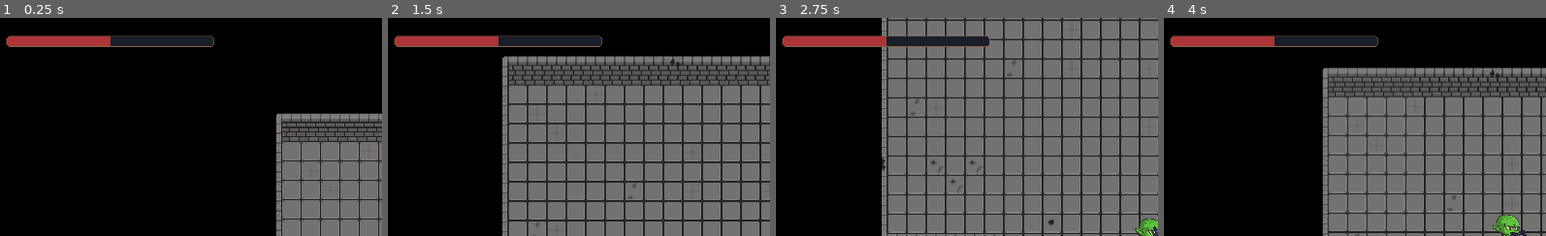
Above: before the commit, frames 1-4 (left to right).
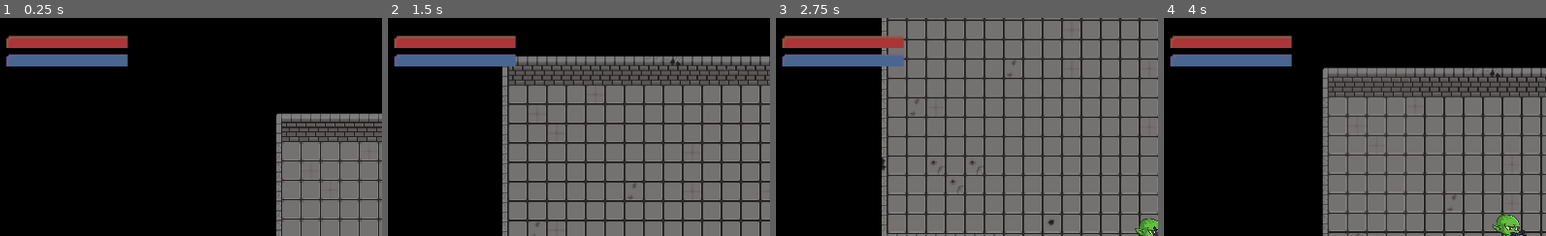
Above: after the commit, the same moments.

Repository: WilliCochrane/Game_Jam_1_2024
Game: Godot game, scene res://node_2d.tscn
Same seed, same stepped clock (60 frames per second), same inputs: the game is played once before the commit and once after it.
Inputs (mouse positions are % of the whole screen's width and height, from its top left):
- Up to frame 1 (0.25 s): no input
- Up to frame 2 (1.5 s): move the mouse to (72, 45) at 0.52 s; hold Right (ui_right) 0.53-1.28 s; move the mouse to (29, 55) at 1.27 s; hold Down (ui_down) from 1.28 s (still down)
- Up to frame 3 (2.75 s): move the mouse to (59, 28) at 2.02 s; release Down (ui_down) at 2.03 s; hold Right (ui_right) from 2.03 s (still down)
- Up to frame 4 (4 s): move the mouse to (44, 70) at 2.77 s; release Right (ui_right) at 2.78 s; hold Up (ui_up) 2.78-3.53 s; move the mouse to (80, 65) at 3.52 s; hold Left (ui_left) from 3.53 s (still down)
The pictures show only the part of the screen within x 0-50%, y 0-50%; the shares and areas given below are measured in that part.

The runs differ from the first frame. In frame 1, 3.7% of the frame differs, in the area x 1-57%, y 8-23%; in frame 2, 3.7%; in frame 3, 3.4%; in frame 4, 3.7%.

Commit message:
Set up nodes for health, mana and enemy

Diff:
--- /dev/null
+++ b/Gold game jam/Entities/Enemy/enemy.gd
@@ -0,0 +1,3 @@
+extends CharacterBody2D
+
+@onready var nav_agent : NavigationAgent2D = $NavigationAgent2D
--- a/Gold game jam/Entities/Enemy/enemy.tscn
+++ b/Gold game jam/Entities/Enemy/enemy.tscn
@@ -1,9 +1,21 @@
-[gd_scene format=3 uid="uid://48fpkt0wst45"]
+[gd_scene load_steps=3 format=3 uid="uid://48fpkt0wst45"]
 
-[node name="Enemy" type="CharacterBody2D"]
+[ext_resource type="Script" path="res://Entities/Enemy/enemy.gd" id="1_tb1xo"]
+
+[sub_resource type="RectangleShape2D" id="RectangleShape2D_4g8aj"]
+
+[node name="Enemy" type="CharacterBody2D" groups=["Enemy"]]
+script = ExtResource("1_tb1xo")
 
 [node name="Sprite2D" type="Sprite2D" parent="."]
+
+[node name="AnimationPlayer" type="AnimationPlayer" parent="."]
 
 [node name="CollisionShape2D" type="CollisionShape2D" parent="."]
 
 [node name="NavigationAgent2D" type="NavigationAgent2D" parent="."]
+
+[node name="Detection_area" type="Area2D" parent="."]
+
+[node name="CollisionShape2D" type="CollisionShape2D" parent="Detection_area"]
+shape = SubResource("RectangleShape2D_4g8aj")
--- a/Gold game jam/Entities/Player/player.gd
+++ b/Gold game jam/Entities/Player/player.gd
@@ -7,10 +7,18 @@
 @export var sprite : Sprite2D
 @export var tile_map : TileMap
 @export var weapon : CharacterBody2D
+@export var health_bar : TextureProgressBar
+@export var damaged_bar : TextureProgressBar
+@export var mana_bar : TextureProgressBar
+@export var mana_usage_bar : TextureProgressBar
 
 var rotation_speed : float = 10
 var move_direction : Vector2 = Vector2.ZERO
 var move_speed : float = 150
+var current_health : float = 100
+var max_health : float = 100
+var current_mana : float = 150
+var max_mana : float = 150
 
 
 func _physics_process(delta):
@@ -42,3 +50,18 @@
 		emit_signal("shoot")
 	if event.is_action_released("ui_shoot"):
 		emit_signal("shoot_stop")
+
+
+
+
+
+func _on_mana_regen_timeout():
+	pass # Replace with function body.
+
+
+func _on_mana_usage_timeout():
+	pass # Replace with function body.
+
+
+func _on_damaged_timeout():
+	pass # Replace with function body.
--- a/Gold game jam/Entities/Player/player.tscn
+++ b/Gold game jam/Entities/Player/player.tscn
@@ -139,11 +139,15 @@
 [sub_resource type="RectangleShape2D" id="RectangleShape2D_yr8kw"]
 size = Vector2(117.143, 141.429)
 
-[node name="Player" type="CharacterBody2D" node_paths=PackedStringArray("anim_player", "sprite", "weapon") groups=["Player"]]
+[node name="Player" type="CharacterBody2D" node_paths=PackedStringArray("anim_player", "sprite", "weapon", "health_bar", "damaged_bar", "mana_bar", "mana_usage_bar") groups=["Player"]]
 script = ExtResource("1_fqlgg")
 anim_player = NodePath("AnimationPlayer")
 sprite = NodePath("Sprite2D")
 weapon = NodePath("Weapon")
+health_bar = NodePath("ui/Health_bar")
+damaged_bar = NodePath("ui/Health_bar/Damaged_bar")
+mana_bar = NodePath("ui/Mana_bar")
+mana_usage_bar = NodePath("ui/Mana_bar/Mana_usage_bar")
 
 [node name="Sprite2D" type="Sprite2D" parent="."]
 scale = Vector2(0.07, 0.07)
@@ -175,9 +179,9 @@
 clip_contents = true
 layout_direction = 1
 offset_left = 45.0
-offset_top = 44.0
-offset_right = 302.0
-offset_bottom = 58.0
+offset_top = 45.0
+offset_right = 195.0
+offset_bottom = 60.0
 scale = Vector2(2, 2)
 value = 50.0
 nine_patch_stretch = true
@@ -192,5 +196,64 @@
 tint_over = Color(0.521569, 0.384314, 0.278431, 1)
 tint_progress = Color(0.67451, 0.207843, 0.219608, 1)
 
+[node name="Damaged_bar" type="TextureProgressBar" parent="ui/Health_bar"]
+clip_contents = true
+layout_direction = 1
+offset_right = 150.0
+offset_bottom = 15.0
+scale = Vector2(2, 2)
+value = 50.0
+nine_patch_stretch = true
+stretch_margin_left = 3
+stretch_margin_top = 3
+stretch_margin_right = 3
+stretch_margin_bottom = 3
+texture_under = ExtResource("5_2y74i")
+texture_over = ExtResource("6_gv1sl")
+texture_progress = ExtResource("5_2y74i")
+tint_under = Color(0.101961, 0.117647, 0.164706, 1)
+tint_over = Color(0.521569, 0.384314, 0.278431, 1)
+tint_progress = Color(0.67451, 0.207843, 0.219608, 1)
+
+[node name="Mana_bar" type="TextureProgressBar" parent="ui"]
+clip_contents = true
+layout_direction = 1
+offset_left = 45.0
+offset_top = 90.0
+offset_right = 195.0
+offset_bottom = 105.0
+scale = Vector2(2, 2)
+value = 50.0
+nine_patch_stretch = true
+stretch_margin_left = 3
+stretch_margin_top = 3
+stretch_margin_right = 3
+stretch_margin_bottom = 3
+texture_under = ExtResource("5_2y74i")
+texture_over = ExtResource("6_gv1sl")
+texture_progress = ExtResource("5_2y74i")
+tint_under = Color(0.192157, 0.0784314, 0.109804, 1)
+tint_over = Color(0.494118, 0.352941, 0.54902, 1)
+tint_progress = Color(0.282353, 0.4, 0.568627, 1)
+
+[node name="Mana_usage_bar" type="TextureProgressBar" parent="ui/Mana_bar"]
+clip_contents = true
+layout_direction = 1
+offset_right = 150.0
+offset_bottom = 15.0
+scale = Vector2(2, 2)
+value = 50.0
+nine_patch_stretch = true
+stretch_margin_left = 3
+stretch_margin_top = 3
+stretch_margin_right = 3
+stretch_margin_bottom = 3
+texture_under = ExtResource("5_2y74i")
+texture_over = ExtResource("6_gv1sl")
+texture_progress = ExtResource("5_2y74i")
+tint_under = Color(0.192157, 0.0784314, 0.109804, 1)
+tint_over = Color(0.494118, 0.352941, 0.54902, 1)
+tint_progress = Color(0.282353, 0.4, 0.568627, 1)
+
 [connection signal="shoot" from="." to="Weapon" method="_on_player_shoot"]
 [connection signal="shoot_stop" from="." to="Weapon" method="_on_player_shoot_stop"]
--- a/Gold game jam/node_2d.tscn
+++ b/Gold game jam/node_2d.tscn
@@ -14,6 +14,97 @@
 tile_data = PackedInt32Array(0, 983041, 8, 65536, 983041, 9, 1, 1048577, 8, 65537, 1048577, 9)
 
 [sub_resource type="PhysicsMaterial" id="PhysicsMaterial_j8bg6"]
+
+[sub_resource type="NavigationPolygon" id="NavigationPolygon_33gmh"]
+vertices = PackedVector2Array(8, 8, -8, 8, -8, -8, 8, -8)
+polygons = Array[PackedInt32Array]([PackedInt32Array(0, 1, 2, 3)])
+outlines = Array[PackedVector2Array]([PackedVector2Array(-8, -8, 8, -8, 8, 8, -8, 8)])
+source_geometry_group_name = &"navigation_polygon_source_group"
+agent_radius = 0.0
+
+[sub_resource type="NavigationPolygon" id="NavigationPolygon_icg88"]
+vertices = PackedVector2Array(8, 8, -8, 8, -8, -8, 8, -8)
+polygons = Array[PackedInt32Array]([PackedInt32Array(0, 1, 2, 3)])
+outlines = Array[PackedVector2Array]([PackedVector2Array(-8, -8, 8, -8, 8, 8, -8, 8)])
+source_geometry_group_name = &"navigation_polygon_source_group"
+agent_radius = 0.0
+
+[sub_resource type="NavigationPolygon" id="NavigationPolygon_uqhyk"]
+vertices = PackedVector2Array(8, 8, -8, 8, -8, -8, 8, -8)
+polygons = Array[PackedInt32Array]([PackedInt32Array(0, 1, 2, 3)])
+outlines = Array[PackedVector2Array]([PackedVector2Array(-8, -8, 8, -8, 8, 8, -8, 8)])
+source_geometry_group_name = &"navigation_polygon_source_group"
+agent_radius = 0.0
+
+[sub_resource type="NavigationPolygon" id="NavigationPolygon_oxjdk"]
+vertices = PackedVector2Array(8, 8, -8, 8, -8, -8, 8, -8)
+polygons = Array[PackedInt32Array]([PackedInt32Array(0, 1, 2, 3)])
+outlines = Array[PackedVector2Array]([PackedVector2Array(-8, -8, 8, -8, 8, 8, -8, 8)])
+source_geometry_group_name = &"navigation_polygon_source_group"
+agent_radius = 0.0
+
+[sub_resource type="NavigationPolygon" id="NavigationPolygon_fnrow"]
+vertices = PackedVector2Array(8, 8, -8, 8, -8, -8, 8, -8)
+polygons = Array[PackedInt32Array]([PackedInt32Array(0, 1, 2, 3)])
+outlines = Array[PackedVector2Array]([PackedVector2Array(-8, -8, 8, -8, 8, 8, -8, 8)])
+source_geometry_group_name = &"navigation_polygon_source_group"
+agent_radius = 0.0
+
+[sub_resource type="NavigationPolygon" id="NavigationPolygon_rs5je"]
+vertices = PackedVector2Array(8, 8, -8, 8, -8, -8, 8, -8)
+polygons = Array[PackedInt32Array]([PackedInt32Array(0, 1, 2, 3)])
+outlines = Array[PackedVector2Array]([PackedVector2Array(-8, -8, 8, -8, 8, 8, -8, 8)])
+source_geometry_group_name = &"navigation_polygon_source_group"
+agent_radius = 0.0
+
+[sub_resource type="NavigationPolygon" id="NavigationPolygon_4aejh"]
+vertices = PackedVector2Array(8, 8, -8, 8, -8, -8, 8, -8)
+polygons = Array[PackedInt32Array]([PackedInt32Array(0, 1, 2, 3)])
+outlines = Array[PackedVector2Array]([PackedVector2Array(-8, -8, 8, -8, 8, 8, -8, 8)])
+source_geometry_group_name = &"navigation_polygon_source_group"
+agent_radius = 0.0
+
+[sub_resource type="NavigationPolygon" id="NavigationPolygon_c3k0l"]
+vertices = PackedVector2Array(8, 8, -8, 8, -8, -8, 8, -8)
+polygons = Array[PackedInt32Array]([PackedInt32Array(0, 1, 2, 3)])
+outlines = Array[PackedVector2Array]([PackedVector2Array(-8, -8, 8, -8, 8, 8, -8, 8)])
+source_geometry_group_name = &"navigation_polygon_source_group"
+agent_radius = 0.0
+
+[sub_resource type="NavigationPolygon" id="NavigationPolygon_8qg3b"]
+vertices = PackedVector2Array(8, 8, -8, 8, -8, -8, 8, -8)
+polygons = Array[PackedInt32Array]([PackedInt32Array(0, 1, 2, 3)])
+outlines = Array[PackedVector2Array]([PackedVector2Array(-8, -8, 8, -8, 8, 8, -8, 8)])
+source_geometry_group_name = &"navigation_polygon_source_group"
+agent_radius = 0.0
+
+[sub_resource type="NavigationPolygon" id="NavigationPolygon_kwya4"]
+vertices = PackedVector2Array(8, 8, -8, 8, -8, -8, 8, -8)
+polygons = Array[PackedInt32Array]([PackedInt32Array(0, 1, 2, 3)])
+outlines = Array[PackedVector2Array]([PackedVector2Array(-8, -8, 8, -8, 8, 8, -8, 8)])
+source_geometry_group_name = &"navigation_polygon_source_group"
+agent_radius = 0.0
+
+[sub_resource type="NavigationPolygon" id="NavigationPolygon_q224v"]
+vertices = PackedVector2Array(8, 8, -8, 8, -8, -8, 8, -8)
+polygons = Array[PackedInt32Array]([PackedInt32Array(0, 1, 2, 3)])
+outlines = Array[PackedVector2Array]([PackedVector2Array(-8, -8, 8, -8, 8, 8, -8, 8)])
+source_geometry_group_name = &"navigation_polygon_source_group"
+agent_radius = 0.0
+
+[sub_resource type="NavigationPolygon" id="NavigationPolygon_ca0i3"]
+vertices = PackedVector2Array(8, 8, -8, 8, -8, -8, 8, -8)
+polygons = Array[PackedInt32Array]([PackedInt32Array(0, 1, 2, 3)])
+outlines = Array[PackedVector2Array]([PackedVector2Array(-8, -8, 8, -8, 8, 8, -8, 8)])
+source_geometry_group_name = &"navigation_polygon_source_group"
+agent_radius = 0.0
+
+[sub_resource type="NavigationPolygon" id="NavigationPolygon_wna3h"]
+vertices = PackedVector2Array(8, 8, -8, 8, -8, -8, 8, -8)
+polygons = Array[PackedInt32Array]([PackedInt32Array(0, 1, 2, 3)])
+outlines = Array[PackedVector2Array]([PackedVector2Array(-8, -8, 8, -8, 8, 8, -8, 8)])
+source_geometry_group_name = &"navigation_polygon_source_group"
+agent_radius = 0.0
 
 [sub_resource type="TileSetAtlasSource" id="TileSetAtlasSource_qkrnk"]
 texture = ExtResource("2_bspjp")
@@ -140,6 +231,7 @@
 1:2/0/terrains_peering_bit/top_left_corner = 0
 1:2/0/terrains_peering_bit/top_side = 0
 1:2/0/terrains_peering_bit/top_right_corner = 0
+1:2/0/navigation_layer_0/polygon = SubResource("NavigationPolygon_33gmh")
 2:2/0 = 0
 2:2/0/terrain_set = 1
 2:2/0/terrain = 0
@@ -153,6 +245,7 @@
 2:2/0/terrains_peering_bit/top_left_corner = 0
 2:2/0/terrains_peering_bit/top_side = 0
 2:2/0/terrains_peering_bit/top_right_corner = 0
+2:2/0/navigation_layer_0/polygon = SubResource("NavigationPolygon_fnrow")
 3:2/0 = 0
 3:2/0/terrain_set = 1
 3:2/0/terrain = 0
@@ -167,6 +260,7 @@
 3:2/0/terrains_peering_bit/top_left_corner = 0
 3:2/0/terrains_peering_bit/top_side = 0
 3:2/0/terrains_peering_bit/top_right_corner = 0
+3:2/0/navigation_layer_0/polygon = SubResource("NavigationPolygon_8qg3b")
 5:2/0 = 0
 5:2/0/terrain_set = 1
 5:2/0/terrain = 0
@@ -205,6 +299,7 @@
 1:3/0/terrains_peering_bit/top_left_corner = 0
 1:3/0/terrains_peering_bit/top_side = 0
 1:3/0/terrains_peering_bit/top_right_corner = 0
+1:3/0/navigation_layer_0/polygon = SubResource("NavigationPolygon_icg88")
 2:3/0 = 0
 2:3/0/terrain_set = 1
 2:3/0/terrain = 0
@@ -219,6 +314,7 @@
 2:3/0/terrains_peering_bit/top_left_corner = 0
 2:3/0/terrains_peering_bit/top_side = 0
 2:3/0/terrains_peering_bit/top_right_corner = 0
+2:3/0/navigation_layer_0/polygon = SubResource("NavigationPolygon_rs5je")
 3:3/0 = 0
 3:3/0/terrain_set = 1
 3:3/0/terrain = 0
@@ -233,6 +329,7 @@
 3:3/0/terrains_peering_bit/top_left_corner = 0
 3:3/0/terrains_peering_bit/top_side = 0
 3:3/0/terrains_peering_bit/top_right_corner = 0
+3:3/0/navigation_layer_0/polygon = SubResource("NavigationPolygon_kwya4")
 5:3/0 = 0
 5:3/0/terrain_set = 1
 5:3/0/terrain = 0
@@ -353,30 +450,37 @@
 1:4/0/terrain_set = 1
 1:4/0/physics_layer_0/linear_velocity = Vector2(0, 0)
 1:4/0/physics_layer_0/angular_velocity = 0.0
+1:4/0/navigation_layer_0/polygon = SubResource("NavigationPolygon_uqhyk")
 2:4/0 = 0
 2:4/0/terrain_set = 1
 2:4/0/physics_layer_0/linear_velocity = Vector2(0, 0)
 2:4/0/physics_layer_0/angular_velocity = 0.0
+2:4/0/navigation_layer_0/polygon = SubResource("NavigationPolygon_4aejh")
 3:4/0 = 0
 3:4/0/terrain_set = 1
 3:4/0/physics_layer_0/linear_velocity = Vector2(0, 0)
 3:4/0/physics_layer_0/angular_velocity = 0.0
+3:4/0/navigation_layer_0/polygon = SubResource("NavigationPolygon_q224v")
 4:5/0 = 0
 4:5/0/terrain_set = 1
 4:5/0/physics_layer_0/linear_velocity = Vector2(0, 0)
 4:5/0/physics_layer_0/angular_velocity = 0.0
+4:5/0/navigation_layer_0/polygon = SubResource("NavigationPolygon_wna3h")
 1:5/0 = 0
 1:5/0/terrain_set = 1
 1:5/0/physics_layer_0/linear_velocity = Vector2(0, 0)
 1:5/0/physics_layer_0/angular_velocity = 0.0
+1:5/0/navigation_layer_0/polygon = SubResource("NavigationPolygon_oxjdk")
 2:5/0 = 0
 2:5/0/terrain_set = 1
 2:5/0/physics_layer_0/linear_velocity = Vector2(0, 0)
 2:5/0/physics_layer_0/angular_velocity = 0.0
+2:5/0/navigation_layer_0/polygon = SubResource("NavigationPolygon_c3k0l")
 3:5/0 = 0
 3:5/0/terrain_set = 1
 3:5/0/physics_layer_0/linear_velocity = Vector2(0, 0)
 3:5/0/physics_layer_0/angular_velocity = 0.0
+3:5/0/navigation_layer_0/polygon = SubResource("NavigationPolygon_ca0i3")
 4:2/0 = 0
 4:2/0/terrain_set = 1
 4:2/0/terrain = 0
@@ -1262,6 +1366,7 @@
 terrain_set_1/terrain_1/color = Color(1, 0.92549, 0.027451, 1)
 terrain_set_1/terrain_2/name = "corner"
 terrain_set_1/terrain_2/color = Color(0.470588, 0.0705882, 0.756863, 1)
+navigation_layer_0/layers = 1
 custom_data_layer_0/name = "Name"
 custom_data_layer_0/type = 4
 sources/1 = SubResource("TileSetAtlasSource_2obyk")
Not shown: 1 places in Gold game jam/node_2d.tscn that only renumber resources
